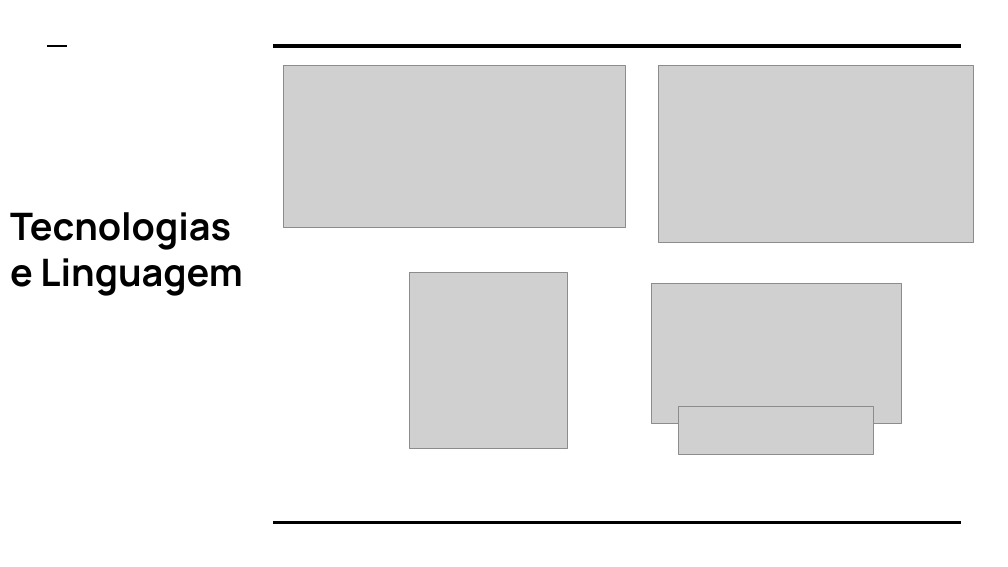
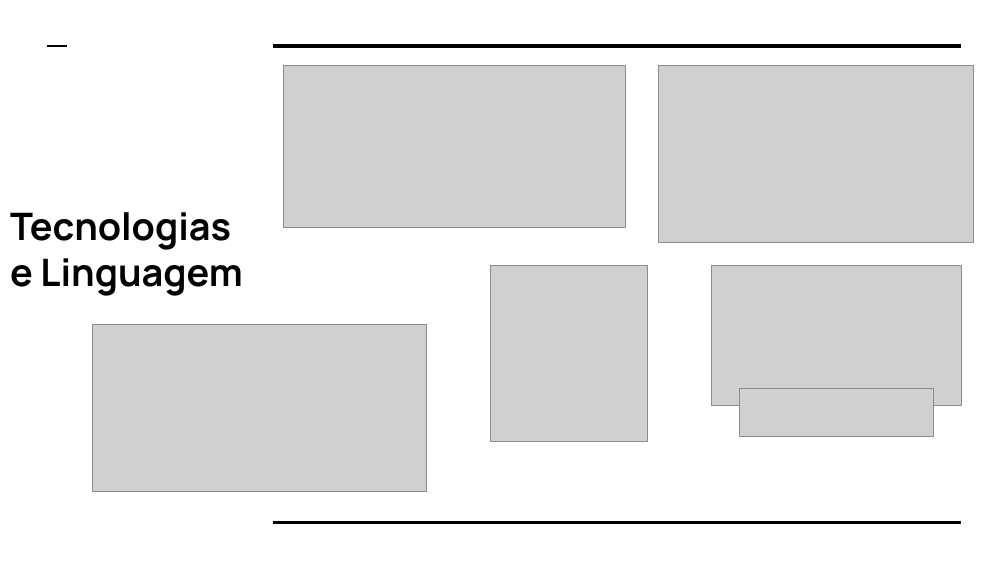
Before and after one commit to mrkeepout/BD-2023-2, a slide deck: slide 4 of Simplificacao_BD/BD20232_T2_G5_Apresentacao_ProjetoFinal.pptx. Drawn at 1008x567 pixels with LibreOffice and Linux fonts; fonts in the diff are those of the drawing; grey boxes stand for pictures. Boxes give left, top, right and bottom in pixels: in the first picture for what was removed or moved away, otherwise in the second. Text is boxed around its words. In the diff, an @@ line names an element or a change of style, - is before the commit and + after.

```diff
--- a/Simplificacao_BD/BD20232_T2_G5_Apresentacao_ProjetoFinal.pptx
+++ b/Simplificacao_BD/BD20232_T2_G5_Apresentacao_ProjetoFinal.pptx
@@ picture: place and size @@
-picture at (410,272,568,449)
+picture at (490,265,647,442)
@@ picture: place and size @@
-picture at (651,283,901,423)
+picture at (712,265,962,405)
@@ picture added at (93,325,426,492) @@
@@ picture: place and size @@
-picture at (679,406,874,455)
+picture at (739,389,933,437)
```
Also in this commit, not shown: 1 other slide changed.
